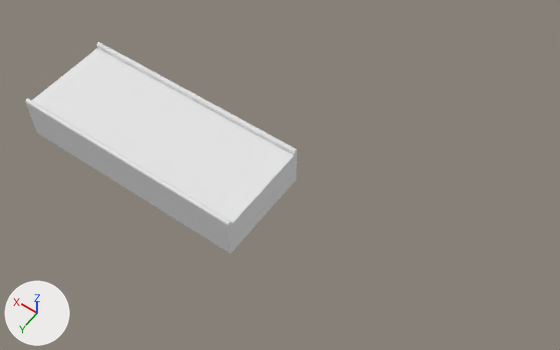
One commit to the Blender file Penguin Rush/pieza1.blend: the scene before it, then after it.
Camera for both pictures: a 50 mm lens placed at (-17.9, 15.8, 29.0), pointed at (-5.9, -1.1, 2.5). Every picture has the same lights, and +X, +Y and +Z are marked at lower left.

Script lines for the objects in view, before the commit:
```python
me_cube_001 = bpy.data.meshes.new('Cube.001')
me_cube_001.from_pydata(...)  # 120 vertices, 106 faces; spans x -1.0..11.0, y -1.0..4.0, z -1.0..1.29
ob_cube = bpy.data.objects.new('Cube', me_cube_001)
ob_cube.location = (-4.65, -1.69, 1.3)
```
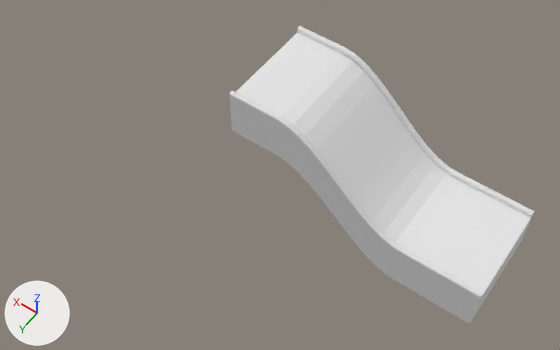
Pixel boxes [x1, y1, x2, y2] of what changed, in the pictures (560 x 350 px):
'Cube', reshaped, turned
    before: [25, 42, 297, 254]
    after: [229, 26, 535, 324]
part 1 of me_cube_001, added
    after: [229, 26, 534, 324]
part 2 of me_cube_001, deleted
    before: [25, 42, 297, 254]

The edits, one by one:
me_cube_001 is used by ob_cube; location (-4.65, -1.69, 1.3).
me_cube_001 had 120 vertices, 106 faces and spanned x -1.0..11.0, y -1.0..4.0, z -1.0..1.29.
me_cube_001 now has 1320 vertices, 1306 faces and spans x -1.0..11.0, y -1.0..4.0, z -1.0..5.29.
me_cube_001 part 1: 1260 vertices added at x -1.0..10.43, y -1.0..4.0, z -1.0..5.29.
me_cube_001 part 2: 60 vertices removed from x -1.0, y -1.0..4.0, z -1.0..1.29.
Object 'Cube' (ob_cube) turns from (0, 0, 0) to (-180, -180, 360) degrees about x, y and z.
